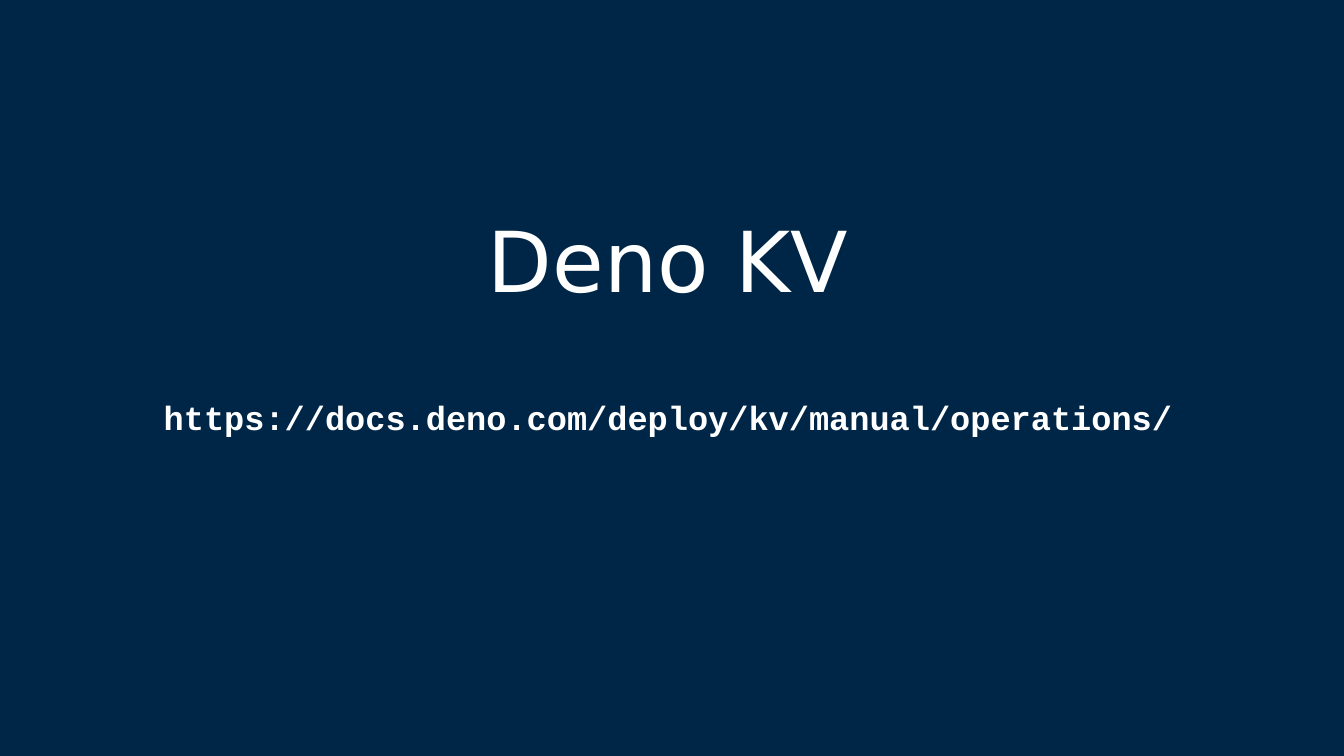
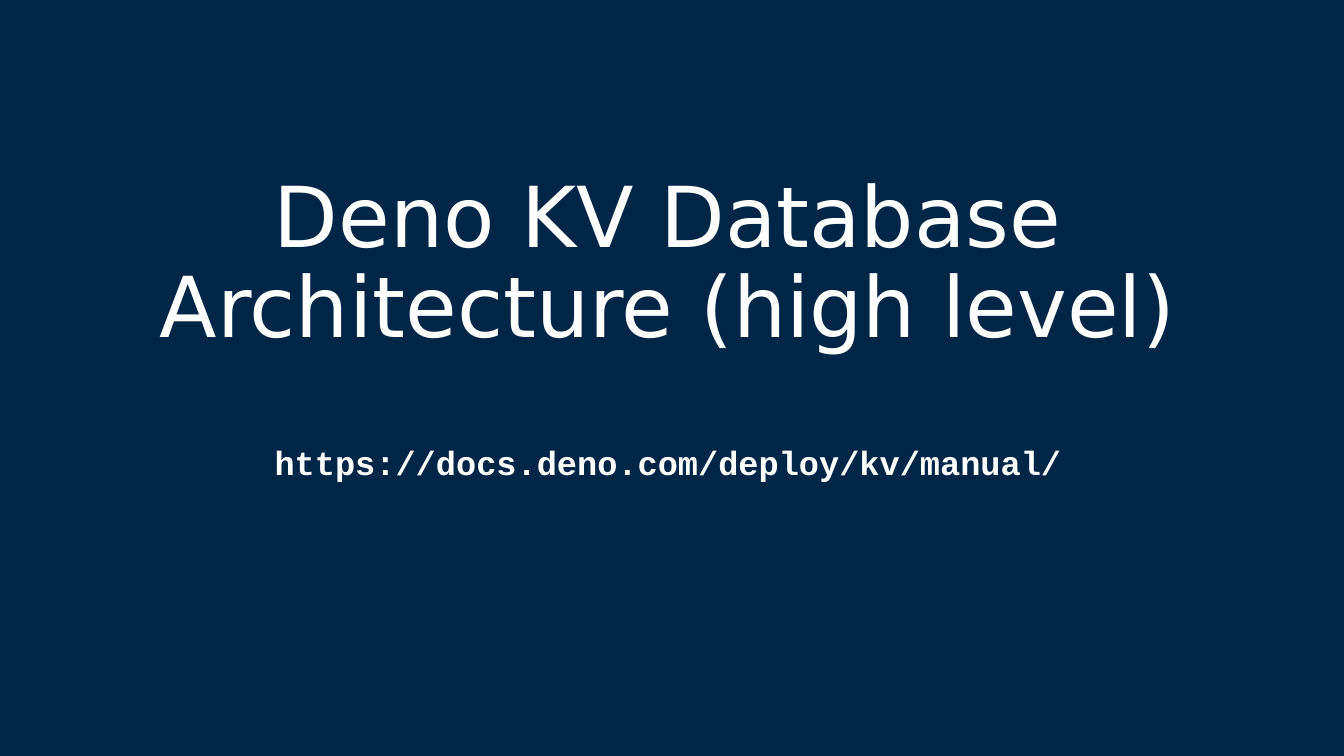
Before and after one commit to csev/pg4e, a slide deck: slide 17 of lectures/07-DenoKV.pptx. Drawn at 1344x756 pixels with LibreOffice and Linux fonts; fonts in the diff are those of the drawing. Boxes give left, top, right and bottom in pixels: in the first picture for what was removed or moved away, otherwise in the second. Text is boxed around its words. In the diff, an @@ line names an element or a change of style, - is before the commit and + after.

```diff
--- a/lectures/07-DenoKV.pptx
+++ b/lectures/07-DenoKV.pptx
@@ title at (x1=160, y1=183, x2=1175, y2=482): text changed @@
-Deno KV
-https://docs.deno.com/deploy/kv/manual/operations/
+Deno KV Database Architecture (high level)
+https://docs.deno.com/deploy/kv/manual/
```
Also in this commit, not shown: 2 other slides changed, 20 slides added, 2 other files.
